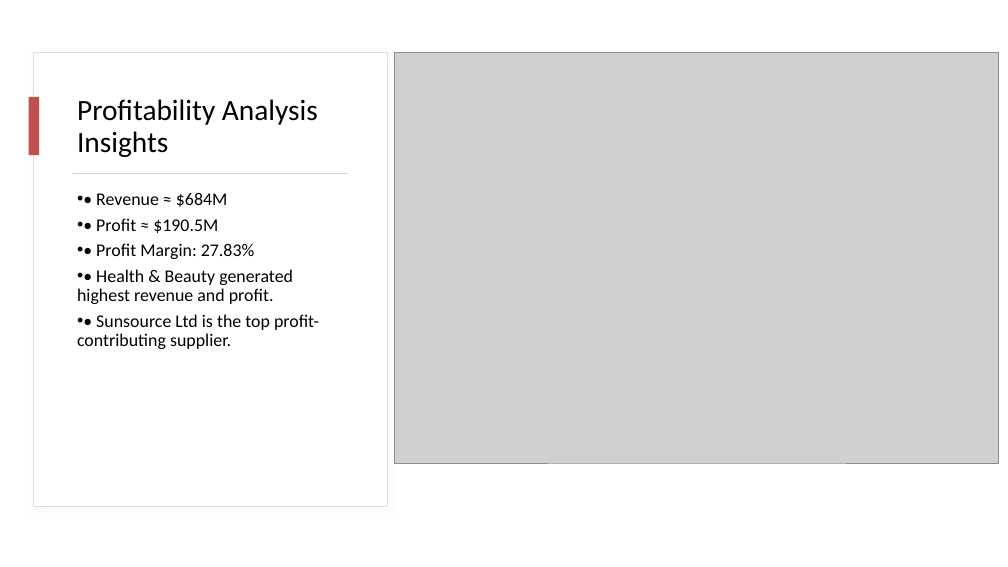
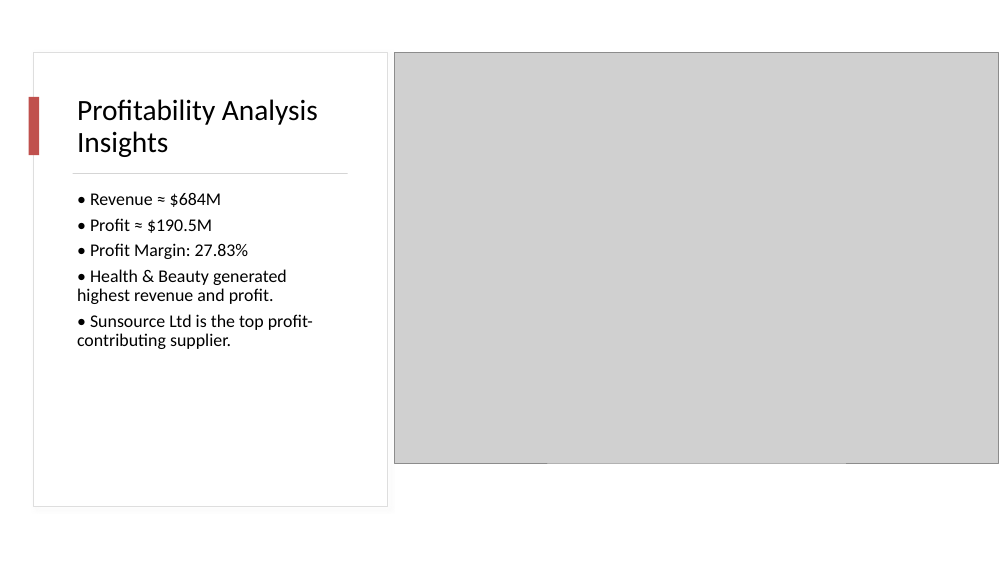
Before and after one commit to Engfathiu01/SUPPLY-CHAIN-CAPSTONE-PROJECT, a slide deck: slide 6 of data/GlobalMart_Presentation.pptx. Drawn at 1008x567 pixels with LibreOffice and Linux fonts; fonts in the diff are those of the drawing; grey boxes stand for pictures. Boxes give left, top, right and bottom in pixels: in the first picture for what was removed or moved away, otherwise in the second. Text is boxed around its words. In the diff, an @@ line names an element or a change of style, - is before the commit and + after.

```diff
--- a/data/GlobalMart_Presentation.pptx
+++ b/data/GlobalMart_Presentation.pptx
@@ text "• Revenue ≈ $684M" at [77,193,313,349]: bullet • to none @@
```
Also in this commit, not shown: 3 other slides changed.
